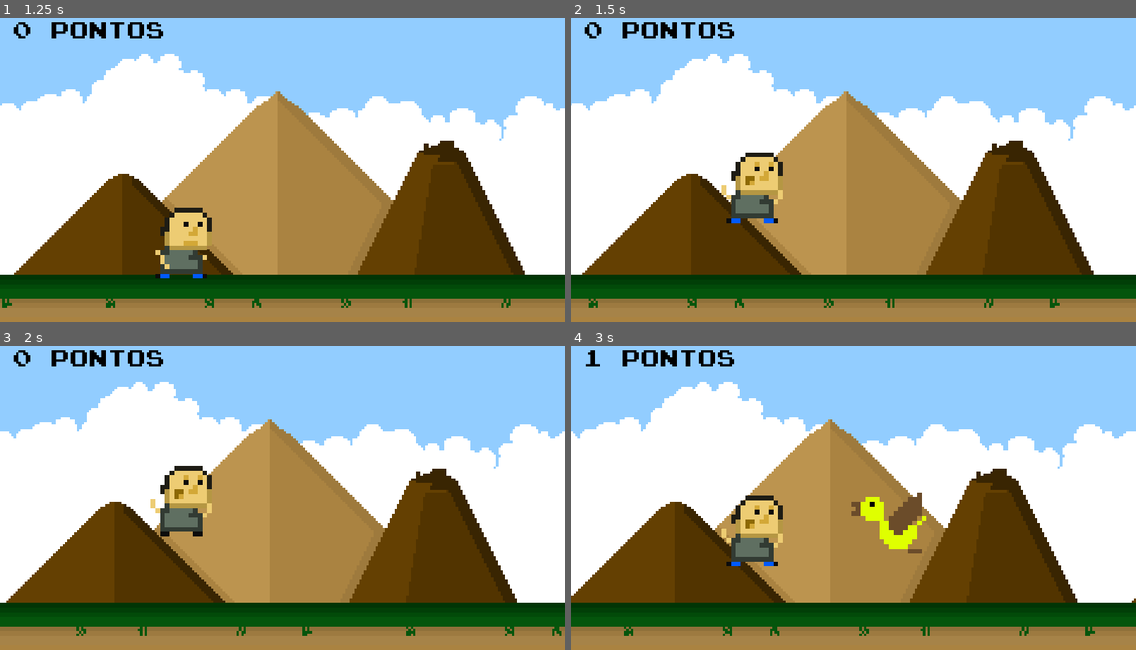
Above: before the commit, frames 1-4 (two rows, left to right).
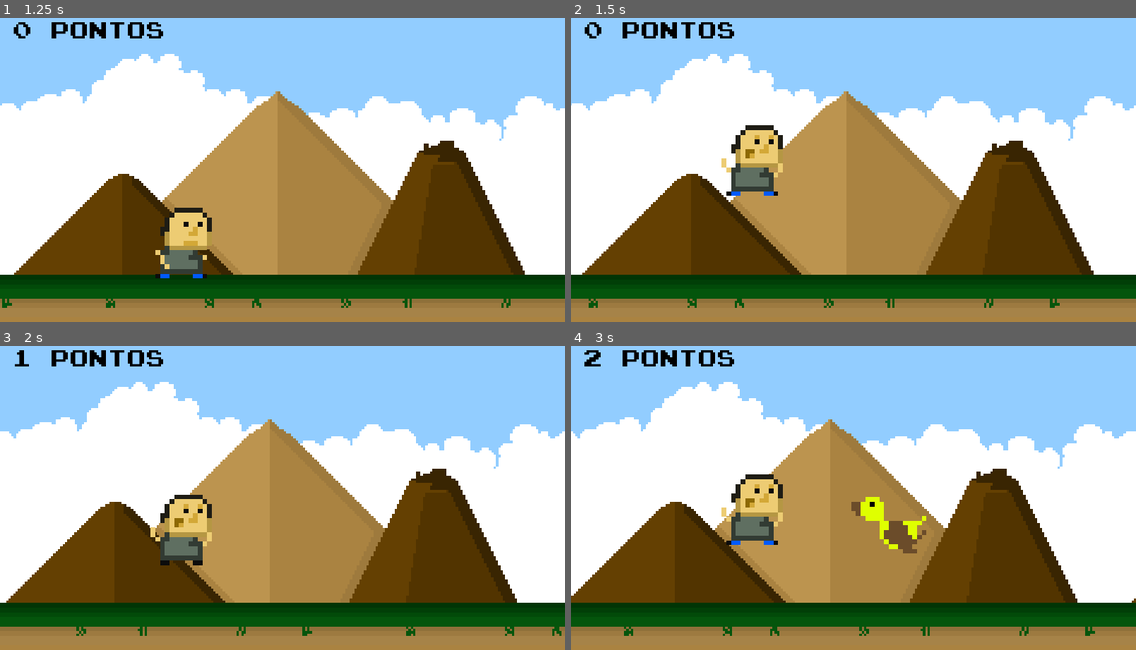
Above: after the commit, the same moments.

Repository: alexporcena/godot-endlessrunner
Game: Godot game, scene res://interface/Menu.tscn
Two runs of this game, one before a commit and one after it. Both use one fixed random seed, a clock stepped at 60 frames per second and the inputs below. The project has no main scene, so this scene is started directly.
Inputs:
- Up to frame 1 (1.25 s): click "JOGAR" at 0.5 s
- Up to frame 2 (1.5 s): hold Up (ui_up) from 1.28 s (still down)
- Up to frame 3 (2 s): keep holding Up (ui_up)
- Up to frame 4 (3 s): release Up (ui_up) at 2.78 s; hold Down (ui_down) from 2.78 s (still down); tap Up (ui_up) at 2.85 s

Frame 1 is identical in both runs. In frame 2, 2.5% of the frame differs, in the area x 26-38%, y 35-68%; in frame 3, 2.5%; in frame 4, 3.0%, in the area x 2-63%, y 1-73%.

Commit message:
Add files via upload

Diff:
--- a/cenas/Inimigo.tscn
+++ b/cenas/Inimigo.tscn
@@ -5,39 +5,39 @@
 
 [sub_resource type="AtlasTexture" id=1]
 atlas = ExtResource( 1 )
-region = Rect2( 128, 0, 64, 64 )
+region = Rect2( 0, 0, 64, 64 )
 
 [sub_resource type="AtlasTexture" id=2]
 atlas = ExtResource( 1 )
-region = Rect2( 192, 0, 64, 64 )
+region = Rect2( 64, 0, 64, 64 )
 
 [sub_resource type="AtlasTexture" id=3]
 atlas = ExtResource( 1 )
-region = Rect2( 256, 0, 64, 64 )
+region = Rect2( 128, 0, 64, 64 )
 
 [sub_resource type="AtlasTexture" id=4]
 atlas = ExtResource( 1 )
-region = Rect2( 320, 0, 64, 64 )
+region = Rect2( 192, 0, 64, 64 )
 
 [sub_resource type="AtlasTexture" id=5]
 atlas = ExtResource( 1 )
-region = Rect2( 0, 0, 64, 64 )
+region = Rect2( 256, 0, 64, 64 )
 
 [sub_resource type="AtlasTexture" id=6]
 atlas = ExtResource( 1 )
-region = Rect2( 64, 0, 64, 64 )
+region = Rect2( 320, 0, 64, 64 )
 
 [sub_resource type="SpriteFrames" id=7]
 animations = [ {
-"frames": [ SubResource( 1 ), SubResource( 2 ), SubResource( 3 ), SubResource( 4 ) ],
+"frames": [ SubResource( 1 ), SubResource( 2 ) ],
+"loop": true,
+"name": "passaro",
+"speed": 6.0
+}, {
+"frames": [ SubResource( 3 ), SubResource( 4 ), SubResource( 5 ), SubResource( 6 ) ],
 "loop": true,
 "name": "homem",
-"speed": 5.0
-}, {
-"frames": [ SubResource( 5 ), SubResource( 6 ) ],
-"loop": true,
-"name": "passaro",
-"speed": 5.0
+"speed": 12.0
 } ]
 
 [node name="Inimigo" type="Area2D"]
--- a/cenas/Jogador.tscn
+++ b/cenas/Jogador.tscn
@@ -1,56 +1,57 @@
-[gd_scene load_steps=12 format=2]
+[gd_scene load_steps=13 format=2]
 
 [ext_resource path="res://assets/imagens/jogador.png" type="Texture" id=1]
 [ext_resource path="res://scripts/Jogador.gd" type="Script" id=2]
+[ext_resource path="res://assets/audio/jump.wav" type="AudioStream" id=3]
 
 [sub_resource type="AtlasTexture" id=1]
 atlas = ExtResource( 1 )
-region = Rect2( 0, 0, 64, 64 )
+region = Rect2( 0, 64, 64, 64 )
 
 [sub_resource type="AtlasTexture" id=2]
 atlas = ExtResource( 1 )
-region = Rect2( 64, 0, 64, 64 )
+region = Rect2( 64, 64, 64, 64 )
 
 [sub_resource type="AtlasTexture" id=3]
 atlas = ExtResource( 1 )
-region = Rect2( 128, 0, 64, 64 )
+region = Rect2( 128, 64, 64, 64 )
 
 [sub_resource type="AtlasTexture" id=4]
 atlas = ExtResource( 1 )
-region = Rect2( 192, 0, 64, 64 )
+region = Rect2( 192, 64, 64, 64 )
 
 [sub_resource type="AtlasTexture" id=5]
 atlas = ExtResource( 1 )
-region = Rect2( 0, 64, 64, 64 )
+region = Rect2( 0, 0, 64, 64 )
 
 [sub_resource type="AtlasTexture" id=6]
 atlas = ExtResource( 1 )
-region = Rect2( 64, 64, 64, 64 )
+region = Rect2( 64, 0, 64, 64 )
 
 [sub_resource type="AtlasTexture" id=7]
 atlas = ExtResource( 1 )
-region = Rect2( 128, 64, 64, 64 )
+region = Rect2( 128, 0, 64, 64 )
 
 [sub_resource type="AtlasTexture" id=8]
 atlas = ExtResource( 1 )
-region = Rect2( 192, 64, 64, 64 )
+region = Rect2( 192, 0, 64, 64 )
 
 [sub_resource type="SpriteFrames" id=9]
 animations = [ {
-"frames": [ SubResource( 1 ), SubResource( 2 ), SubResource( 3 ), SubResource( 4 ) ],
-"loop": true,
-"name": "correndo",
-"speed": 8.0
-}, {
-"frames": [ SubResource( 5 ), SubResource( 6 ) ],
+"frames": [ SubResource( 1 ), SubResource( 2 ) ],
 "loop": true,
 "name": "pulando",
 "speed": 2.0
 }, {
-"frames": [ SubResource( 7 ), SubResource( 8 ) ],
+"frames": [ SubResource( 3 ), SubResource( 4 ) ],
 "loop": true,
 "name": "abaixando",
 "speed": 4.0
+}, {
+"frames": [ SubResource( 5 ), SubResource( 6 ), SubResource( 7 ), SubResource( 8 ) ],
+"loop": true,
+"name": "correndo",
+"speed": 8.0
 } ]
 
 [node name="Jogador" type="KinematicBody2D"]
@@ -70,3 +71,7 @@
 [node name="CollisionPolygon2DAbaixando" type="CollisionPolygon2D" parent="."]
 polygon = PoolVector2Array( -20, -12, -20, -8, -24, -8, -24, -4, -28, -4, -28, 4, -32, 4, -32, 12, -28, 12, -28, 28, -32, 28, -32, 32, 28, 32, 28, 28, 16, 28, 16, 20, 24, 20, 24, 16, 16, 16, 15, 20, 12, 20, 12, 8, 16, 8, 16, 4, 12, 4, 12, -4, 8, -4, 8, -8, 4, -8, 4, -12 )
 disabled = true
+
+[node name="AudioStreamPlayer" type="AudioStreamPlayer" parent="."]
+stream = ExtResource( 3 )
+volume_db = -20.0
--- a/cenas/Jogo.tscn
+++ b/cenas/Jogo.tscn
@@ -1,9 +1,10 @@
-[gd_scene load_steps=6 format=2]
+[gd_scene load_steps=7 format=2]
 
 [ext_resource path="res://cenas/Jogador.tscn" type="PackedScene" id=1]
 [ext_resource path="res://cenas/Background.tscn" type="PackedScene" id=2]
 [ext_resource path="res://scripts/Jogo.gd" type="Script" id=3]
 [ext_resource path="res://interface/Hud.tscn" type="PackedScene" id=4]
+[ext_resource path="res://assets/audio/music.ogg" type="AudioStream" id=5]
 
 [sub_resource type="RectangleShape2D" id=1]
 extents = Vector2( 24.2065, 10 )
@@ -30,9 +31,13 @@
 autostart = true
 
 [node name="TimerPontuacao" type="Timer" parent="."]
-wait_time = 2.0
 autostart = true
 
 [node name="Hud" parent="." instance=ExtResource( 4 )]
+
+[node name="AudioStreamPlayer" type="AudioStreamPlayer" parent="."]
+stream = ExtResource( 5 )
+volume_db = -20.0
+autoplay = true
 [connection signal="timeout" from="TimerInimigo" to="." method="_on_TimerInimigo_timeout"]
 [connection signal="timeout" from="TimerPontuacao" to="." method="_on_TimerPontuacao_timeout"]
--- a/interface/Hud.tscn
+++ b/interface/Hud.tscn
@@ -1,7 +1,11 @@
-[gd_scene load_steps=4 format=2]
+[gd_scene load_steps=8 format=2]
 
 [ext_resource path="res://assets/fontes/joystix monospace.ttf" type="DynamicFontData" id=1]
 [ext_resource path="res://scripts/Hud.gd" type="Script" id=2]
+[ext_resource path="res://assets/imagens/up_hover.png" type="Texture" id=3]
+[ext_resource path="res://assets/imagens/up.png" type="Texture" id=4]
+[ext_resource path="res://assets/imagens/down_hover.png" type="Texture" id=5]
+[ext_resource path="res://assets/imagens/down.png" type="Texture" id=6]
 
 [sub_resource type="DynamicFont" id=1]
 size = 20
@@ -28,3 +32,19 @@
 __meta__ = {
 "_edit_use_anchors_": false
 }
+
+[node name="TouchScreenButtonUp" type="TouchScreenButton" parent="."]
+position = Vector2( 32, 176 )
+z_index = 100
+normal = ExtResource( 4 )
+pressed = ExtResource( 3 )
+action = "ui_up"
+visibility_mode = 1
+
+[node name="TouchScreenButtonDown" type="TouchScreenButton" parent="."]
+position = Vector2( 32, 220 )
+z_index = 101
+normal = ExtResource( 6 )
+pressed = ExtResource( 5 )
+action = "ui_down"
+visibility_mode = 1
--- a/interface/Menu.tscn
+++ b/interface/Menu.tscn
@@ -9,23 +9,23 @@
 size = 32
 font_data = ExtResource( 2 )
 
-[sub_resource type="DynamicFont" id=6]
-font_data = ExtResource( 2 )
-
 [sub_resource type="DynamicFont" id=2]
 font_data = ExtResource( 2 )
 
-[sub_resource type="AtlasTexture" id=3]
+[sub_resource type="DynamicFont" id=3]
+font_data = ExtResource( 2 )
+
+[sub_resource type="AtlasTexture" id=4]
 atlas = ExtResource( 1 )
 region = Rect2( 0, 0, 64, 64 )
 
-[sub_resource type="AtlasTexture" id=4]
+[sub_resource type="AtlasTexture" id=5]
 atlas = ExtResource( 1 )
 region = Rect2( 64, 64, 64, 64 )
 
-[sub_resource type="SpriteFrames" id=5]
+[sub_resource type="SpriteFrames" id=6]
 animations = [ {
-"frames": [ SubResource( 3 ), SubResource( 4 ) ],
+"frames": [ SubResource( 4 ), SubResource( 5 ) ],
 "loop": true,
 "name": "default",
 "speed": 5.0
--- a/scripts/Inimigo.gd
+++ b/scripts/Inimigo.gd
@@ -2,7 +2,7 @@
 
 const POSICOES_Y = [205, 160]
 
-var velocidade = 5
+var velocidade = 5.0
 var posicao_y = 205
 
 func _ready():
--- a/scripts/Jogador.gd
+++ b/scripts/Jogador.gd
@@ -1,17 +1,19 @@
 extends KinematicBody2D
 
-var gravidade = 10
+const GRAVIDADE = 20
+const PULO = 480
+
 var posicao = Vector2.ZERO
-var pulo = 300
 
 func _physics_process(delta):
-	posicao.y += gravidade
+	posicao.y += GRAVIDADE
 
 	if is_on_floor():
 		if Input.is_action_just_pressed("ui_up"):
-			posicao.y -= pulo
+			posicao.y -= PULO
 			$CollisionPolygon2DAbaixando.disabled = true
 			$CollisionPolygon2DCorrendo.disabled = false
+			$AudioStreamPlayer.play()
 		elif Input.is_action_pressed("ui_down"):
 			$AnimatedSprite.play("abaixando")
 			$CollisionPolygon2DCorrendo.disabled = true
--- a/scripts/Jogo.gd
+++ b/scripts/Jogo.gd
@@ -12,5 +12,3 @@
 
 func _on_TimerPontuacao_timeout():
 	Global.pontuacao += 1
-	print(String(Global.pontuacao) + " PONTOS")
-	print(String(Global.recorde_pontuacao) + " E O SEU RECORDE PESSOAL")
Not shown, added: assets/audio/jump.wav.import
Binary file added: assets/imagens/down.png
Not shown, added: assets/imagens/down.png.import
Binary file added: assets/imagens/down_hover.png
Not shown, added: assets/imagens/down_hover.png.import
Binary file added: assets/imagens/up.png
Not shown, added: assets/imagens/up.png.import
Binary file added: assets/imagens/up_hover.png
Not shown, added: assets/imagens/up_hover.png.import
Not shown: 3 places in interface/Menu.tscn that only renumber resources
Not shown, added: assets/audio/jump.wav
Not shown, added: assets/audio/music.ogg
